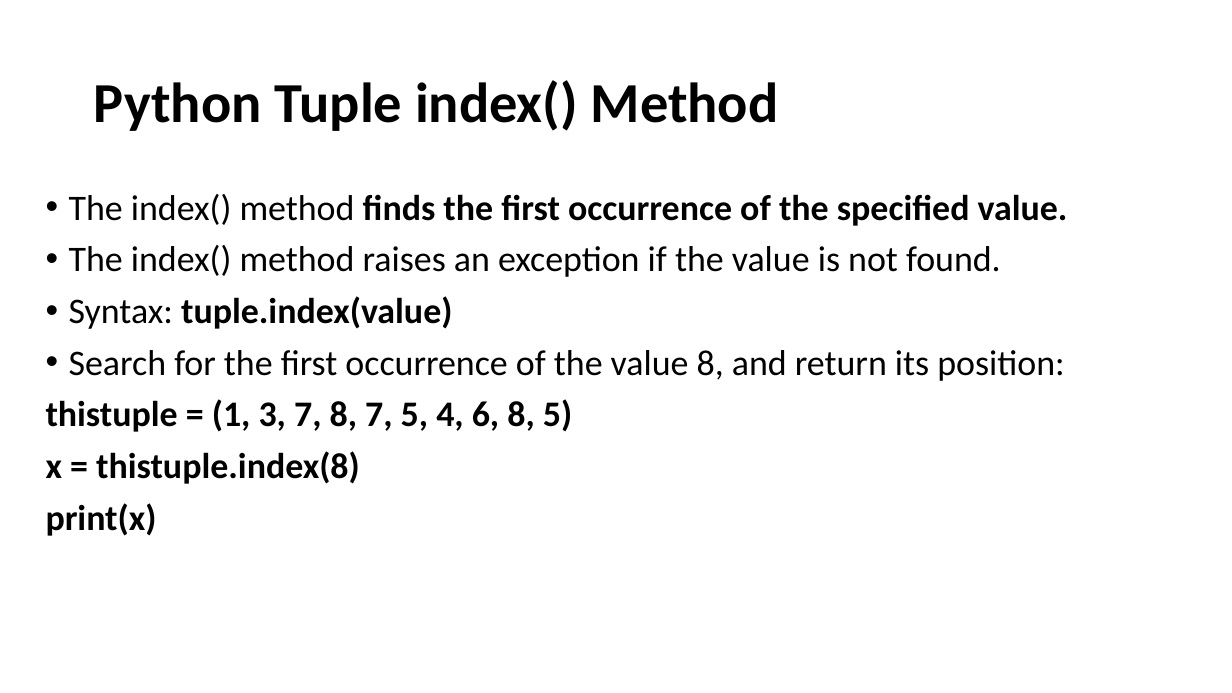
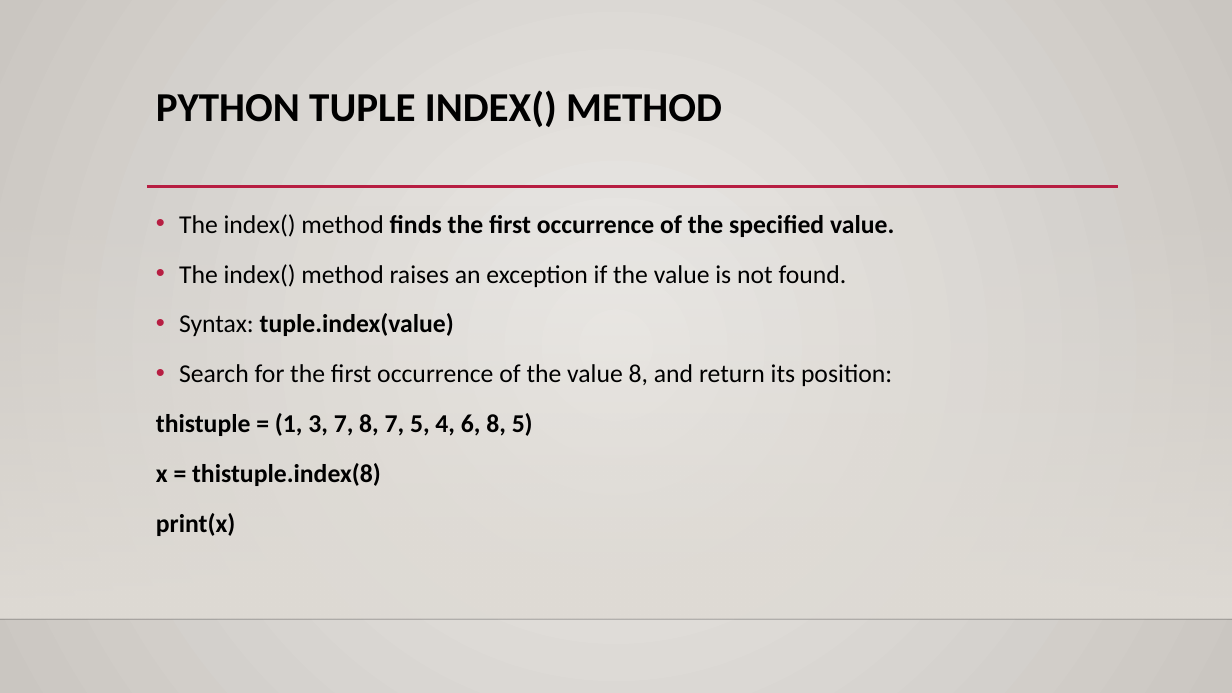
Before and after one commit to Gurpal-saghi-9/Python, a slide deck: slide 32 of PDF's Images/Python Tuples.pptx. Drawn at 1232x693 pixels with LibreOffice and Linux fonts; fonts in the diff are those of the drawing; background and template pictures are left out. Boxes give left, top, right and bottom in pixels: in the first picture for what was removed or moved away, otherwise in the second. Text is boxed around its words. In the diff, an @@ line names an element or a change of style, - is before the commit and + after.

```diff
--- a/PDF's Images/Python Tuples.pptx
+++ b/PDF's Images/Python Tuples.pptx
@@ background #FFFFFF to gradient #ECEAE7 to #CAC7C1 @@
@@ title "PYTHON TUPLE INDEX() METHOD" at bbox=[156, 90, 722, 127]: vertical alignment middle to top @@
@@ title at bbox=[156, 90, 722, 127]: text changed; size 44 to 32 pt @@
-Python Tuple index() Method
+PYTHON TUPLE INDEX() METHOD
@@ rectangle added at bbox=[0, 204, 1232, 619], fill gradient #DFDBD5 @@
@@ text "The index() method finds the ...": place and size @@
-text "The index() method finds the ..." at bbox=[46, 194, 1068, 536]
+text "The index() method finds the ..." at bbox=[156, 214, 894, 536]
@@ text "The index() method finds the ..." at bbox=[156, 214, 894, 536]: size 28 to 20 pt; line spacing 0.9 to 1.2 @@
@@ line added from (147, 187) to (1118, 187), #B71E42 2.5 pt @@
@@ line added from (0, 619) to (1232, 619), #000001 1 pt @@
```
Also in this commit, not shown: 31 other slides changed, 3 other files.
